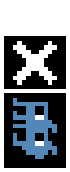
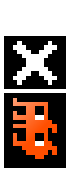
Two versions of the same layered image (70 x 172). Layer-by-layer changes:
painted on "Pasted Layer" over <box>13,98,57,159</box>
